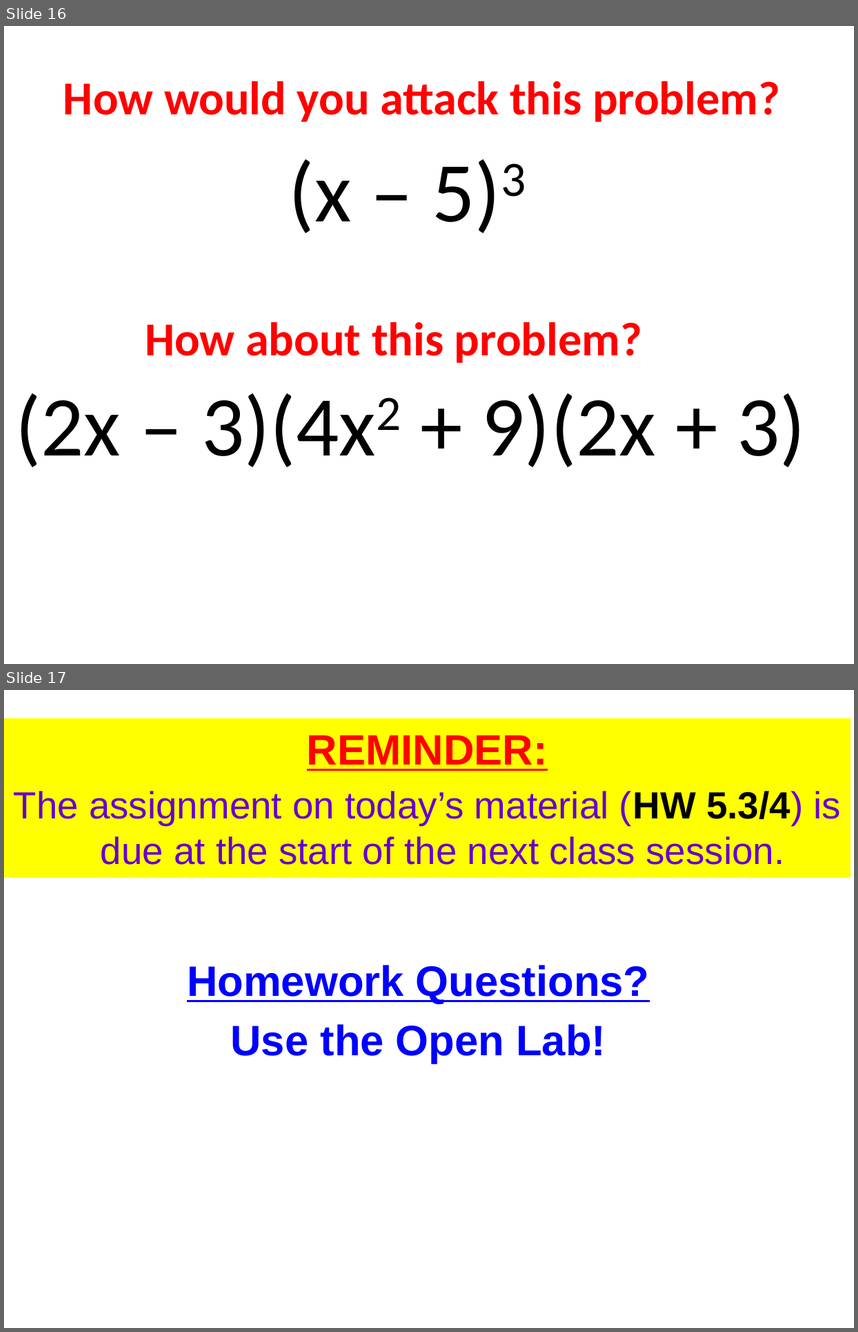
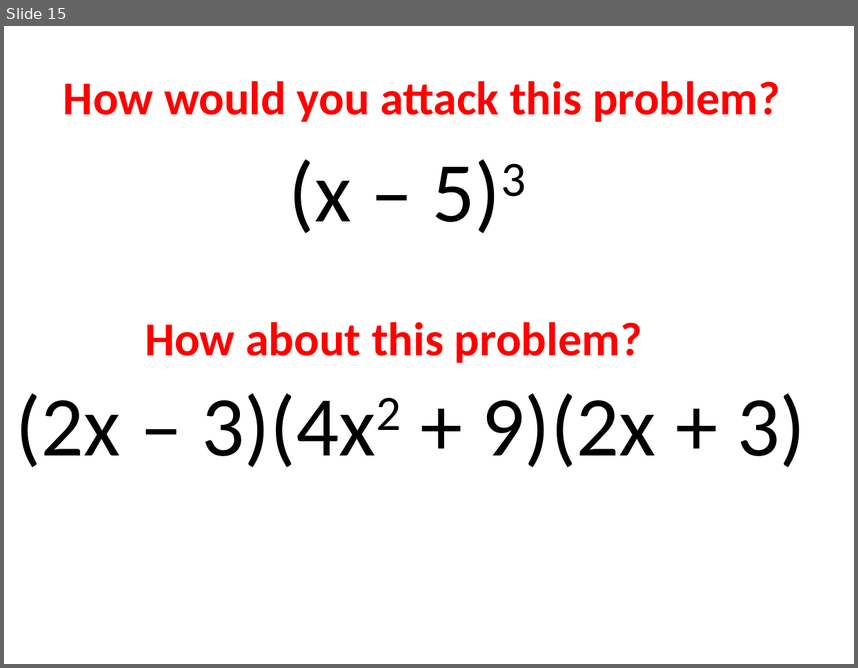
Before and after one commit to tyler-skorczewski-math/tyler-skorczewski-math.github.io, a slide deck: math90/Math90Lecture_5_3-4_MultiplyingPolynomials.pptx. Shown one above the other, each under a label of ours: slides 16 and 17 before the commit, slide 15 after it. The pictures are 858x1332 and 858x668 pixels, drawn with LibreOffice and Linux fonts; fonts in the diff are those of the drawing. Boxes give left, top, right and bottom in pixels: in the first picture for what was removed or moved away, otherwise in the second. Text is boxed around its words. In the diff, an @@ line names an element or a change of style, - is before the commit and + after.

```diff
--- a/math90/Math90Lecture_5_3-4_MultiplyingPolynomials.pptx
+++ b/math90/Math90Lecture_5_3-4_MultiplyingPolynomials.pptx
@@ slide 17 removed at (4,690,854,1328), background #FFFFFF @@
@@ text removed at (4,718,851,877) @@
-REMINDER:
-The assignment on today’s material (HW 5.3/4) is due at the start of the next class session.
@@ text removed at (187,965,649,1063) @@
-Homework Questions?
-Use the Open Lab!
@@ what was slide 16 is now slide 15 @@
```
Also in this commit, not shown: 2 other slides removed, 26 other files.
